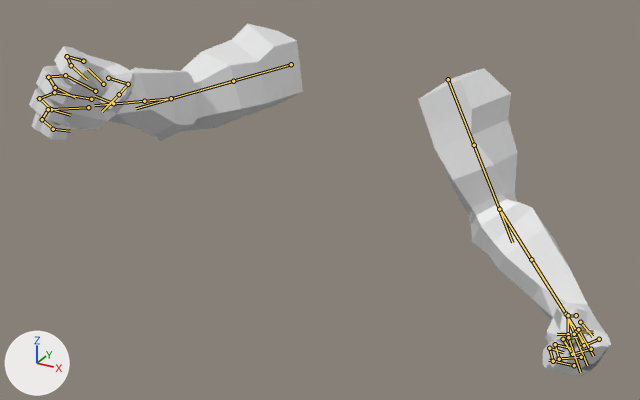
A saved change to the FBX model Assets/GhostPuncher/Models/arms_grab.fbx.
The view is the same before and after, from a 50 mm camera at (0.795, -1.591, 0.287) aimed at (0.083, -0.296, -0.361). The lights are fixed; the arrows at lower left show +X, +Y and +Z. The first picture is the older version. Both versions are drawn at frame 19 of the action 'Scene'; the numbers are the values there. The bones that change, and the others that lie on the model, are drawn over the model as lines.

The first picture shows 'NEW ARM'.
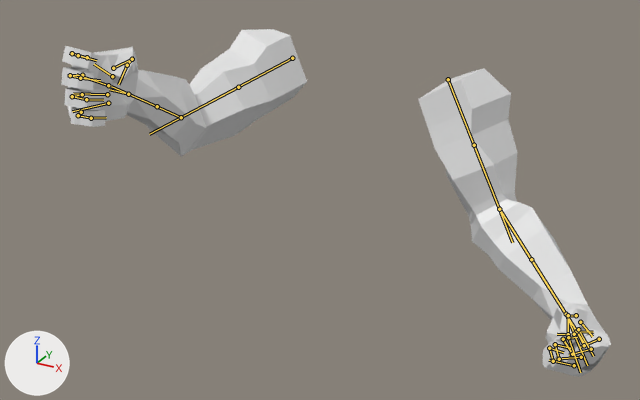
Boxes [x1, y1, x2, y2] around the edits, measured in the pictures (640 x 400 px):
'NEW ARM', posed
    before: [29, 23, 611, 377]
    after: [61, 29, 611, 377]
bone 'DEF-upper_arm.R', root to tip
    before: (291, 64) to (201, 90)
    after: (292, 58) to (208, 103)
bone 'DEF-upper_arm.R.001', root to tip
    before: (233, 81) to (136, 108)
    after: (238, 87) to (149, 134)
bone 'DEF-forearm.R', root to tip
    before: (171, 98) to (128, 102)
    after: (181, 117) to (142, 100)
bone 'DEF-hand.R', root to tip
    before: (113, 103) to (95, 96)
    after: (128, 94) to (109, 89)
bone 'DEF-f_middle.03.R', root to tip
    before: (55, 87) to (75, 97)
    after: (80, 78) to (100, 80)
bone 'DEF-palm.04.R', root to tip
    before: (88, 107) to (48, 109)
    after: (108, 103) to (72, 111)

What the commit changed:
Bone 'DEF-upper_arm.R' (bone_def_upper_arm_r) moves from (-0.021, -0.053, 0.035) to (-0.021, -0.015, -0.015).
Bone 'DEF-upper_arm.R' (bone_def_upper_arm_r) turns from (71, 15, -21) to (67, 6, -9) degrees about its own x, y and z.
Bone 'DEF-upper_arm.R.001' (bone_def_upper_arm_r_001) turns from (0, 6, 0) to (0, 14, 0) degrees about its own x, y and z.
Bone 'DEF-forearm.R' (bone_def_forearm_r) turns from (23, 13, -10) to (37, 27, -14) degrees about its own x, y and z.
Bone 'DEF-hand.R' (bone_def_hand_r) turns from (-13, 24, -32) to (-19, 24, -27) degrees about its own x, y and z.
Bone 'DEF-f_middle.03.R' (bone_def_f_middle_03_r) turns from (62, 0, 0) to (64, 0, 0) degrees about its own x, y and z.
Bone 'DEF-palm.04.R' (bone_def_palm_04_r) turns from (1, 0, 10) to (1, 0, 6) degrees about its own x, y and z.
